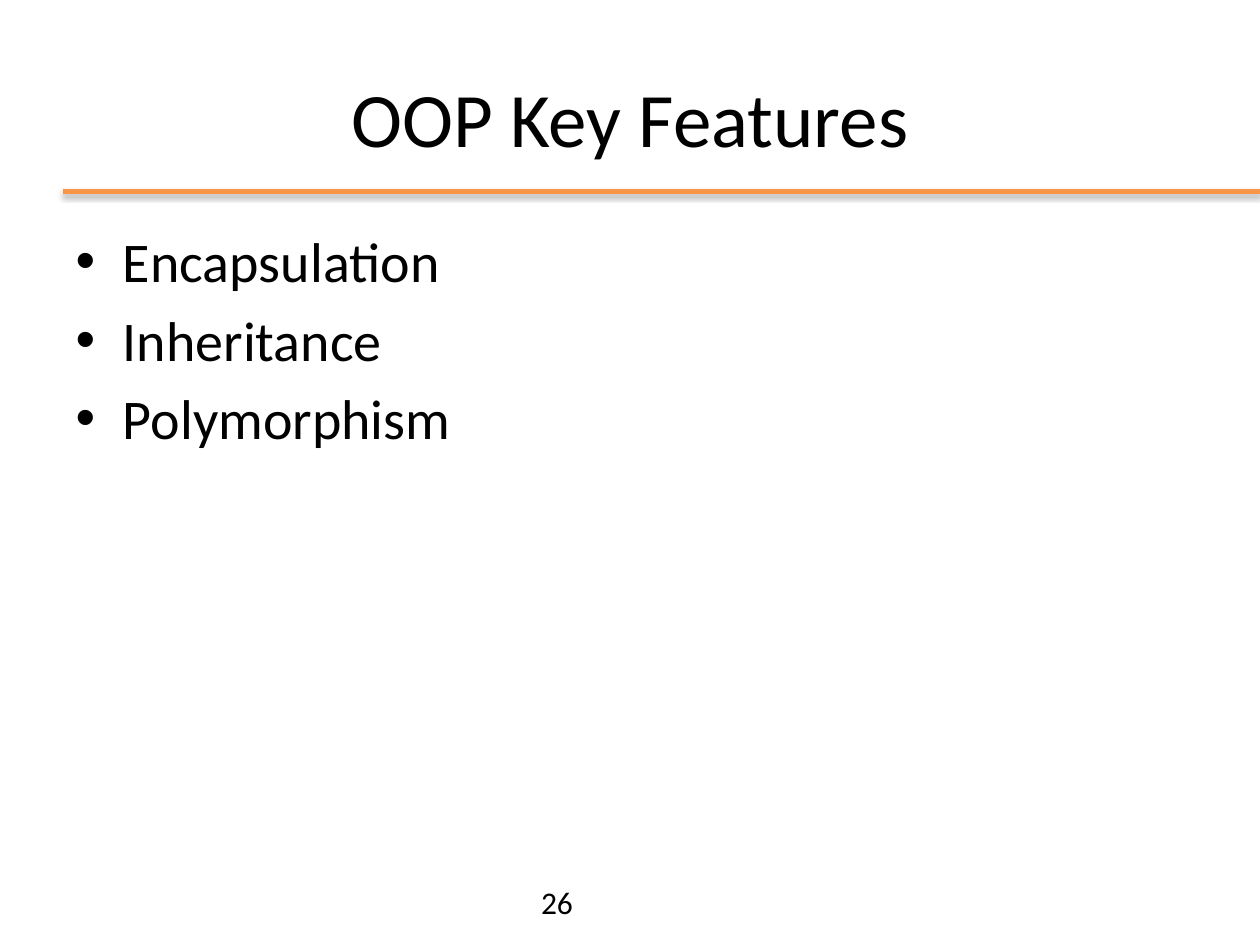
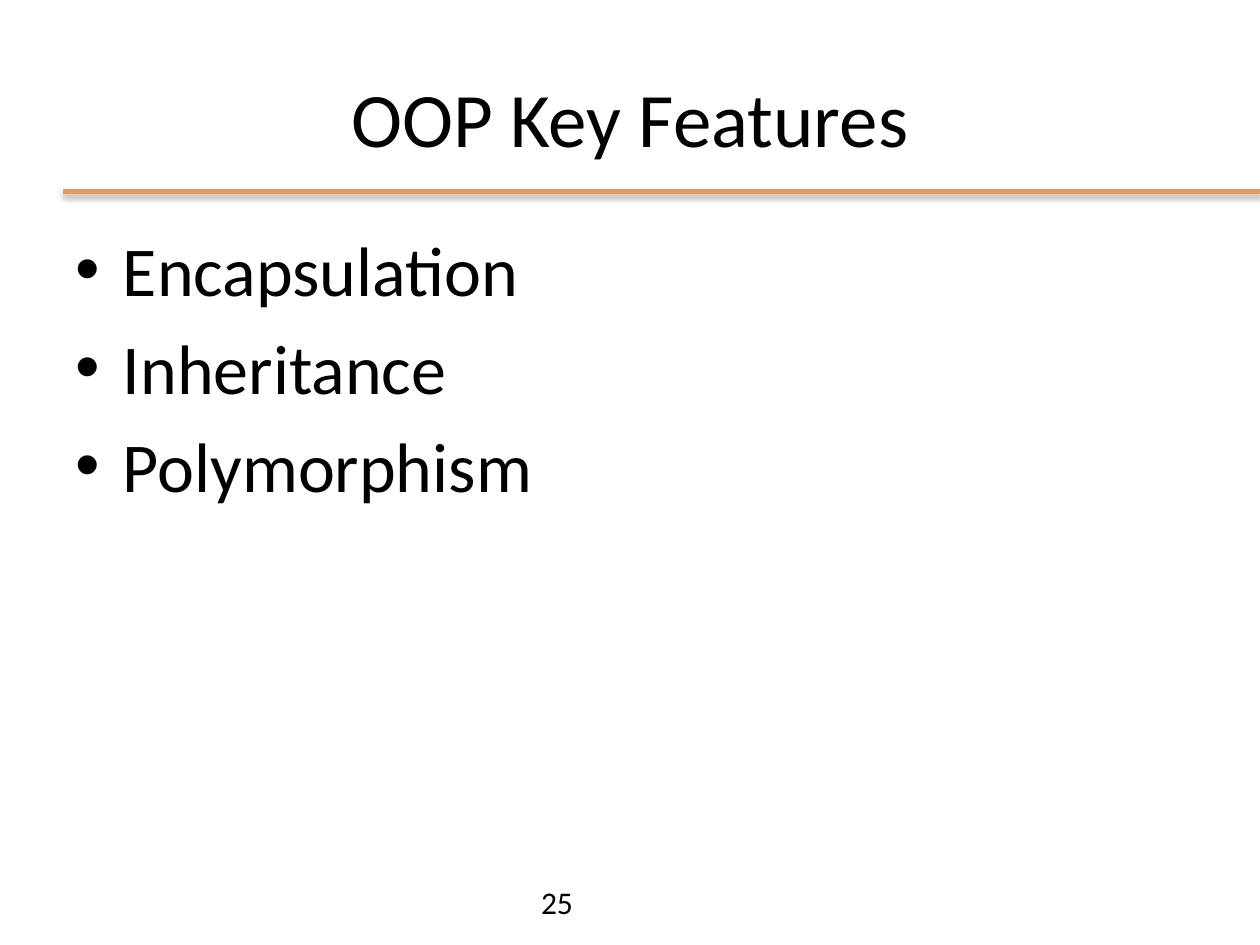
Before and after one commit to plctechnician/ooprogramming, a slide deck: slide 25 of java/slides/ppt/01 - Java From Functions to Objects.pptx (slide 26 before the commit). Drawn at 1260x945 pixels with LibreOffice and Linux fonts; fonts in the diff are those of the drawing; background and template pictures are left out. Boxes give left, top, right and bottom in pixels: in the first picture for what was removed or moved away, otherwise in the second. Text is boxed around its words. In the diff, an @@ line names an element or a change of style, - is before the commit and + after.

```diff
--- a/java/slides/ppt/01 - Java From Functions to Objects.pptx
+++ b/java/slides/ppt/01 - Java From Functions to Objects.pptx
@@ text "Encapsulation" at [123,247,532,504]: size 32 to 40 pt; more space between paragraphs @@
@@ page number at [541,893,573,915]: text changed @@
-26
+25
```
Also in this commit, not shown: 17 other slides changed, 3 slides added, 8 slides removed, 1 other file.
